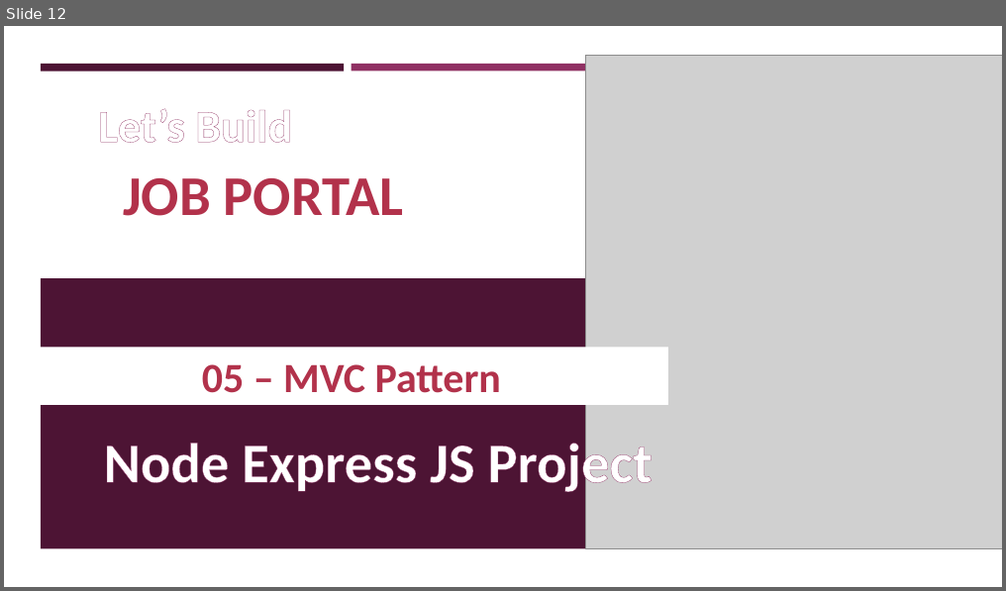
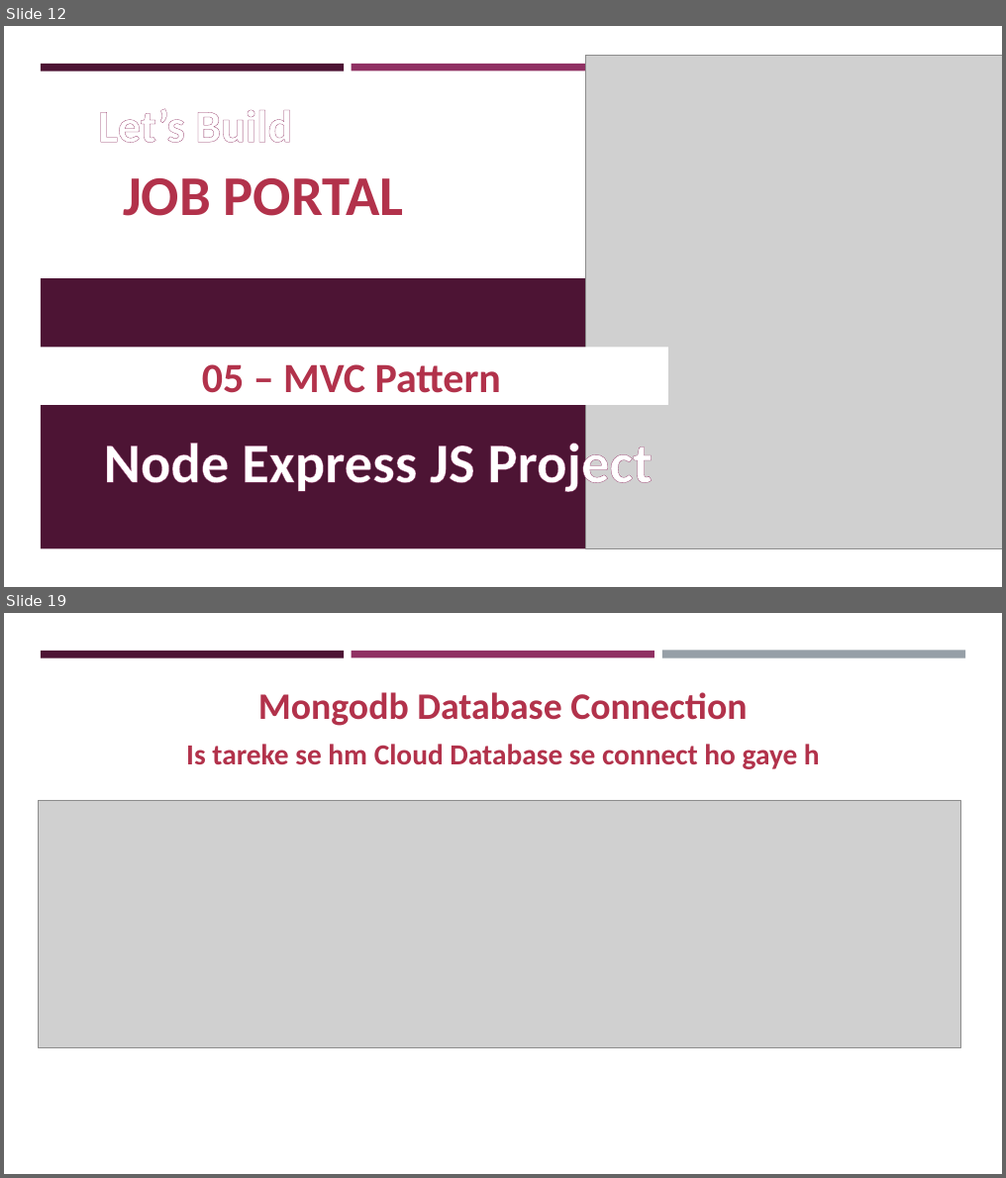
Before and after one commit to arunchoudhary1999/Nodejs-Job-Portal-App-2023, a slide deck: notejs-job-portal-app-2023.pptx. Shown one above the other, each under a label of ours: slide 12 before the commit, slides 12 and 19 after it; the slides between them are not shown. The pictures are 1006x591 and 1006x1178 pixels, drawn with LibreOffice and Linux fonts; fonts in the diff are those of the drawing; grey boxes stand for pictures. Boxes give left, top, right and bottom in pixels: in the first picture for what was removed or moved away, otherwise in the second. Text is boxed around its words. In the diff, an @@ line names an element or a change of style, - is before the commit and + after.

Commit message:
second time commit with update database connect

```diff
--- a/notejs-job-portal-app-2023.pptx
+++ b/notejs-job-portal-app-2023.pptx
@@ slide 19 added at [4, 613, 1002, 1174], background #FFFFFF; not listed: 2 template elements that a slide beside it also shows @@
@@ rectangle added at [662, 651, 965, 659], fill #969FA7 @@
@@ rectangle added at [39, 679, 968, 1140], fill #FFFFFF @@
@@ text added at [258, 692, 746, 726], 36 pt, text #B2324B, bold @@
+Mongodb Database Connection
@@ text added at [186, 744, 820, 769], 28 pt, text #B2324B, bold @@
+Is tareke se hm Cloud Database se connect ho gaye h
@@ picture added at [39, 800, 961, 1048] @@
```
Also in this commit, not shown: 7 other slides added, 5 other files.
